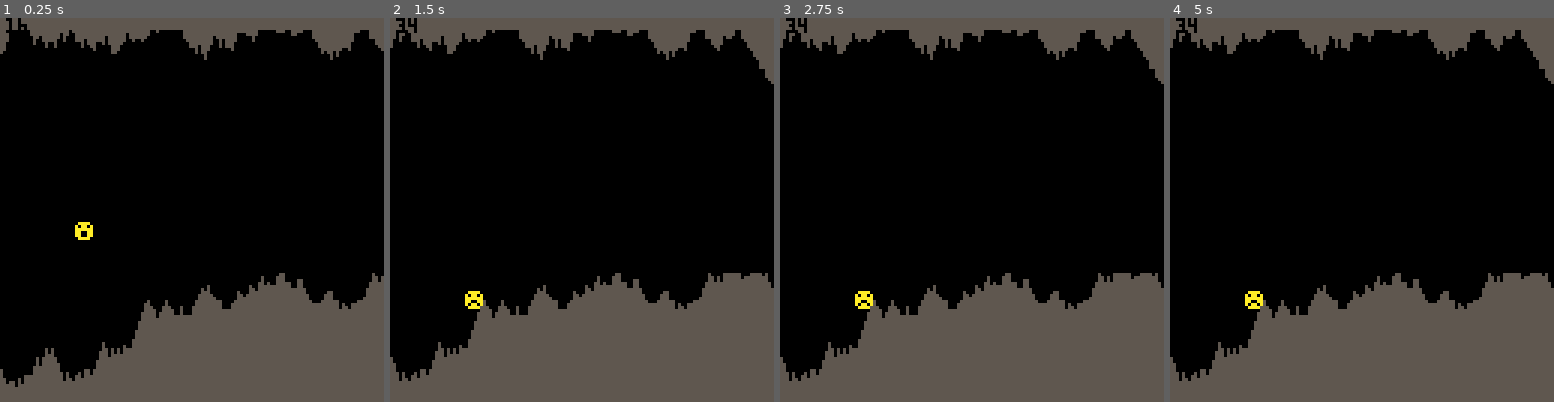
Above: before the commit, frames 1-4 (left to right).
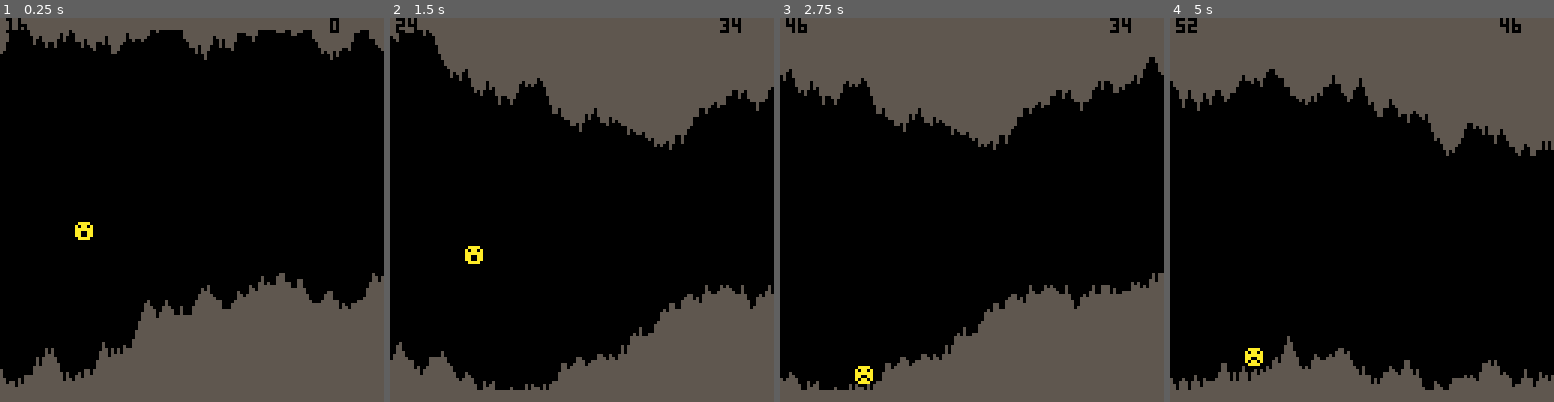
Above: after the commit, the same moments.

Repository: jhbadger/pico8-stuff
Game: PICO-8 cartridge cavediver.p8
The game is run twice, just before and just after one commit, with the same random seed, the same clock (stepped at 60 frames per second) and the same inputs.
Inputs:
- Up to frame 1 (0.25 s): no input
- Up to frame 2 (1.5 s): tap X (X key) at 0.33, 1.07 s
- Up to frame 3 (2.75 s): tap X (X key) at 1.85 s; hold Up 2.15-2.42 s
- Up to frame 4 (5 s): tap X (X key) at 2.97, 4.08 s; hold Up from 4.73 s (still down)

The runs differ from the first frame. In frame 1, less than 0.1% of the frame differs, in the area x 85-89%, y 0-4%; in frame 2, 26%; in frame 3, 24%; in frame 4, 35%, in the area x 0-100%, y 0-97%.

Commit message:
allow restarting game with X and saving of high score

Diff:
--- a/cavediver.p8
+++ b/cavediver.p8
@@ -1,6 +1,8 @@
 pico-8 cartridge // http://www.pico-8.com
 version 41
 __lua__
+cartdata("cavediver_scores")
+
 function _init()
 	game_over=false
 	make_cave()
@@ -13,6 +15,9 @@
 		move_player()
 		check_hit()
 		player.score += player.speed
+		else if (btnp(5)) then
+			_init()
+		end
 	end
 end
 
@@ -21,6 +26,7 @@
 	draw_cave()
 	draw_player()
 	print(player.score,2,0,0)
+	print(player.hiscore,110,0,0)
 end
 
 function check_hit()
@@ -75,11 +81,15 @@
 	player.dead=3
 	player.speed=2
 	player.score=0
+	player.hiscore = dget(1)
 end
 
 function draw_player()
 	if (game_over) then
 		spr(player.dead, player.x, player.y)
+		if (player.score > player.hiscore) then
+			dset(1, player.score)
+		end
 	elseif (player.dy<0) then
 		spr(player.rise, player.x, player.y)
 	else
